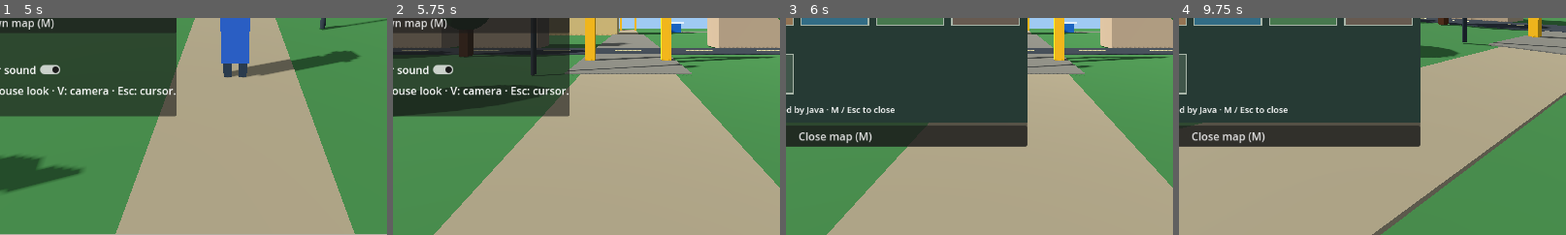
Above: before the commit, frames 1-4 (left to right).
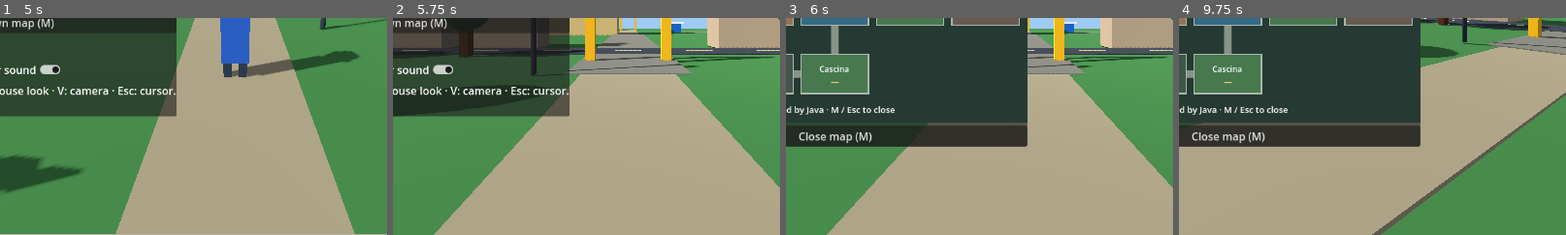
Above: after the commit, the same moments.

Repository: holovin777/living-alibi
Game: Godot game, scene res://scenes/park.tscn
The game is run twice, just before and just after one commit, with the same random seed, the same clock (stepped at 60 frames per second) and the same inputs.
Inputs (mouse positions are % of the whole screen's width and height, from its top left):
- Up to frame 1 (5 s): click "Refresh" at 0.5 s; click "Jobs" at 1.25 s; click "Industry" at 2 s; click "Business" at 2.75 s; click "Wait 60m" at 3.5 s; click "View: first person (V)" at 4.25 s
- Up to frame 2 (5.75 s): click "View: third person (V)" at 5 s
- Up to frame 3 (6 s): click "Town map (M)" at 5.75 s
- Up to frame 4 (9.75 s): click "1:10" at 6.5 s; click "Weather FX" at 7.25 s; click "Weather sound" at 8 s; tap Enter at 8.75 s; move the mouse to (72, 45) at 8.77 s; hold D 8.78-9.53 s; tap T at 8.85 s; click (72, 45) at 8.92 s; move the mouse to (45, 50) at 9.52 s; hold W from 9.53 s (still down); tap M at 9.6 s
The pictures show only the part of the screen within x 20-70%, y 49-99%; the shares and areas given below are measured in that part.

Frames 1-2 are identical in both runs. In frame 3, 3.7% of the frame differs, in the area x 2-22%, y 3-36%; in frame 4, 3.7%.

Commit message:
feat: Lombard farm district, seasonal crops and finite wholesale food chain

Diff:
--- a/godot/scripts/ParkDemo.gd
+++ b/godot/scripts/ParkDemo.gd
@@ -344,6 +344,8 @@
     _scenery.add_child(_residents_root)
 
     match place_id:
+        "FARM":
+            _build_farm()
         "NORTH_RESIDENCES":
             _build_guesthouse()
         "PORTICI":
@@ -522,6 +524,41 @@
     _add_obstacle(at,Vector2(size.x,size.z))
     _box(parent,size,color,at+Vector3(0,size.y*0.5,0))
 
+func _build_farm() -> void:
+    var farm := Node3D.new()
+    farm.name = "CascinaDelleRisaie"
+    _scenery.add_child(farm)
+    # Field beds and shallow rice paddy, outside the north/south road.
+    _box(farm,Vector3(12,0.06,14),Color("#66503a"),Vector3(-10,0.015,-8))
+    for x in [-15.0,-13.0,-11.0,-9.0,-7.0,-5.0]:
+        _box(farm,Vector3(1.1,0.17,13),Color("#796043"),Vector3(x,0.1,-8))
+        for z in range(-14,-1,2):
+            _box(farm,Vector3(0.48,0.24,0.45),Color("#668740"),Vector3(x,0.31,z))
+    _box(farm,Vector3(12,0.09,14),Color("#608e80"),Vector3(10,0.04,-8))
+    for x in range(5,16,2):
+        for z in range(-14,-1,2):
+            _box(farm,Vector3(0.14,0.5,0.14),Color("#a9b75d"),Vector3(x,0.3,z))
+    _add_obstacle(Vector3(10,0,-8),Vector2(12,14))
+    _sign(farm,"Risaia",Vector3(8,1.6,-1))
+    _sign(farm,"Orto",Vector3(-8,1.6,-1))
+    # Lombard farmhouse / barn and stationary tractor.
+    _add_obstacle(Vector3(-10,0,10),Vector2(10,8))
+    _box(farm,Vector3(10,4.2,8),Color("#b99a74"),Vector3(-10,2.1,10))
+    _box(farm,Vector3(10.6,0.5,8.6),Color("#8b4e38"),Vector3(-10,4.45,10))
+    _box(farm,Vector3(3,2.8,0.12),Color("#694a34"),Vector3(-10,1.4,5.96))
+    _sign(farm,"Cascina delle Risaie",Vector3(-10,3.4,5.8))
+    var tractor := Vector3(10,0,10)
+    _add_obstacle(tractor,Vector2(3.5,4.6))
+    _box(farm,Vector3(2.0,0.85,3.8),Color("#527c47"),tractor+Vector3(0,1.0,0))
+    _box(farm,Vector3(1.6,1.4,1.6),Color("#759b9b"),tractor+Vector3(0,2.0,0.8))
+    _box(farm,Vector3(1.9,0.16,1.9),Color("#426746"),tractor+Vector3(0,2.8,0.8))
+    for side in [-1.0,1.0]:
+        for z in [-1.3,1.3]:
+            var wheel := _cylinder(farm,0.65 if z>0 else 0.43,0.52,Color("#343431"),tractor+Vector3(side*1.25,0.65 if z>0 else 0.43,z))
+            wheel.rotation_degrees.z = 90
+    _sign(farm,"Farm office · F",KIOSK_POSITION+Vector3(0,2.2,0))
+    _lamp(farm,Vector3(-3,0,8))
+
 func _build_guesthouse() -> void:
     var house := Node3D.new()
     house.name = "CasaOspiti"
@@ -1343,6 +1380,14 @@
     var player: Dictionary = _last_snapshot.get("player", {})
     var employed := str(player.get("jobId", ""))
     match _current_place:
+        "FARM":
+            var report: Dictionary = _last_snapshot.get("farm",{})
+            var label := Label.new()
+            label.text = "Fields: vegetables %s · rice %s\nBarn: vegetables %s · rice %s\nFarm funds: %s EUR" % [
+                report.get("vegetablesInField",0),report.get("riceInField",0),
+                report.get("vegetablesInBarn",0),report.get("riceInBarn",0),report.get("payroll",0)]
+            _action_choices.add_child(label)
+            _action_choices.add_child(_button("Apply: farm worker",_apply_job.bind("farm-worker")))
         "QUARRY":
             _action_choices.add_child(_button("Apply: quarry miner",
                     _apply_job.bind("miner")))
@@ -1364,7 +1409,7 @@
                 var stock := Label.new()
                 stock.text = "Cupboard %s/24" % _inventory_count(pantry)
                 _action_choices.add_child(stock)
-                for item in ["bread","water","flour","eggs","pasta","vegetables","milk"]:
+                for item in ["bread","water","flour","eggs","pasta","vegetables","milk","rice"]:
                     if item not in ["bread","water"] and int(bag.get(item,0))+int(pantry.get(item,0)) == 0:
                         continue
                     var line := HBoxContainer.new()
@@ -1375,6 +1420,7 @@
                 _action_choices.add_child(_button("Pasta verdure · 25m (pasta + veg + water)",_room_cook.bind("pasta-verdure")))
                 _action_choices.add_child(_button("Frittata · 20m (eggs + veg)",_room_cook.bind("frittata")))
                 _action_choices.add_child(_button("Pancakes · 25m (flour + eggs + milk)",_room_cook.bind("pancakes")))
+                _action_choices.add_child(_button("Rice verdure · 25m (rice + veg + water)",_room_cook.bind("rice-verdure")))
             elif _near_bath():
                 _action_choices.add_child(_button("Wash · 10m",_room_wash))
             elif _near_kiosk():
@@ -1454,6 +1500,8 @@
 
     var work_site := ""
     match employed:
+        "farm-worker":
+            work_site = "FARM"
         "shop-assistant":
             work_site = "MARKET"
         "miner":
--- a/godot/scripts/TownMap.gd
+++ b/godot/scripts/TownMap.gd
@@ -10,10 +10,10 @@
     "WORKSHOP": Vector2i(4,1),
     "SOUTH_RESIDENCES": Vector2i(0,2), "PORTICI": Vector2i(1,2),
     "RIVER": Vector2i(2,2), "WOODS": Vector2i(3,2),
-    "QUARRY": Vector2i(4,2), "BAKERY": Vector2i(1,3), "CAFE": Vector2i(0,3)
+    "QUARRY": Vector2i(4,2), "BAKERY": Vector2i(1,3), "CAFE": Vector2i(0,3), "FARM": Vector2i(2,3)
 }
 const LABELS := {
-    "NORTH_RESIDENCES": "North homes", "SOUTH_RESIDENCES": "South homes", "CENTRO": "Centro storico", "PORTICI": "Via dei Portici"
+    "NORTH_RESIDENCES": "North homes", "SOUTH_RESIDENCES": "South homes", "CENTRO": "Centro storico", "PORTICI": "Via dei Portici", "FARM": "Cascina"
 }
 const TILE_SPACING := 48.0
 var current_place := "PARK"
@@ -61,7 +61,7 @@
         var center := _point(str(id))
         var rect := Rect2(center-Vector2(50,29),Vector2(100,58))
         var color := Color("#40564a")
-        if id in ["PARK","WOODS"]:
+        if id in ["PARK","WOODS","FARM"]:
             color = Color("#47784e")
         elif id in ["CENTRO","PORTICI"]:
             color = Color("#947453")
--- a/godot/tests/SceneNavigationSmoke.gd
+++ b/godot/tests/SceneNavigationSmoke.gd
@@ -65,7 +65,7 @@
     world._follow_player()
 
     var layout = world._town_map
-    if not _check(layout.DISTRICTS.size() == 17
+    if not _check(layout.DISTRICTS.size() == 18
             and layout.world_center("PARK") == Vector3.ZERO
             and layout.adjacent("PARK", "SCHOOL")
             and not layout.adjacent("PARK", "QUARRY")
@@ -180,6 +180,15 @@
     if not _check(door.visible and world._avatar.position == world.ROOM_EXIT
             and not world._weather_fx.sheltered,
             "expired lease moves visitor safely outside and closes entrance"):
+        return
+    world._on_world_updated(_world("PARK","Park"))
+
+    world._on_world_updated(_world("FARM","Cascina delle Risaie"))
+    if not _check(world._scenery.has_node("CascinaDelleRisaie")
+            and world._road_destination(Vector3(0,0,-23.9),23.8) == "RIVER"
+            and not world._can_stand(Vector3(10,0,-8),world.WALKER_RADIUS)
+            and _has_button(world._action_choices,"Apply: farm worker"),
+            "farm district is connected with solid paddy and available job"):
         return
     world._on_world_updated(_world("PARK","Park"))
 
Not shown, changed: server/src/main/java/com/holovin/npclife/GameSession.java
Not shown, changed: server/src/test/java/com/holovin/npclife/GameSessionTest.java
Not shown, changed: src/main/java/com/holovin/npclife/CareerLife.java
Not shown, added: src/main/java/com/holovin/npclife/FarmLife.java
Not shown, changed: src/main/java/com/holovin/npclife/FoodLife.java
Not shown, changed: src/main/java/com/holovin/npclife/PlayerLife.java
Not shown, changed: src/main/java/com/holovin/npclife/RetailLife.java
Not shown, changed: src/main/java/com/holovin/npclife/TownLife.java
Not shown, changed: src/main/java/com/holovin/npclife/WorldDatabase.java
